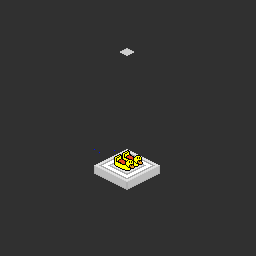
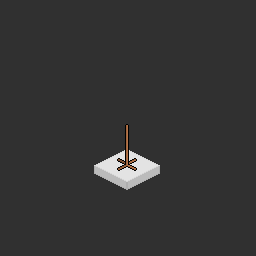
Before/after of a 256 x 256 layered artwork. What changed in the layer stack:
added group "Player skin stand" (1st of 2) with 2 layers above "character" over left=117, top=124, right=137, bottom=171
added layer "Player skin stand" (2nd of 2, in "Player skin stand") in group "Player skin stand" over left=118, top=125, right=136, bottom=170
added layer "Player skin stand border" in group "Player skin stand" over left=117, top=124, right=137, bottom=171
hid group "character" (3 layers) over left=114, top=150, right=143, bottom=171
hid group "Joint" (1st of 2) (2 layers) over left=120, top=48, right=134, bottom=56
hid group "Ground selection" (3 layers) over left=94, top=149, right=155, bottom=179
